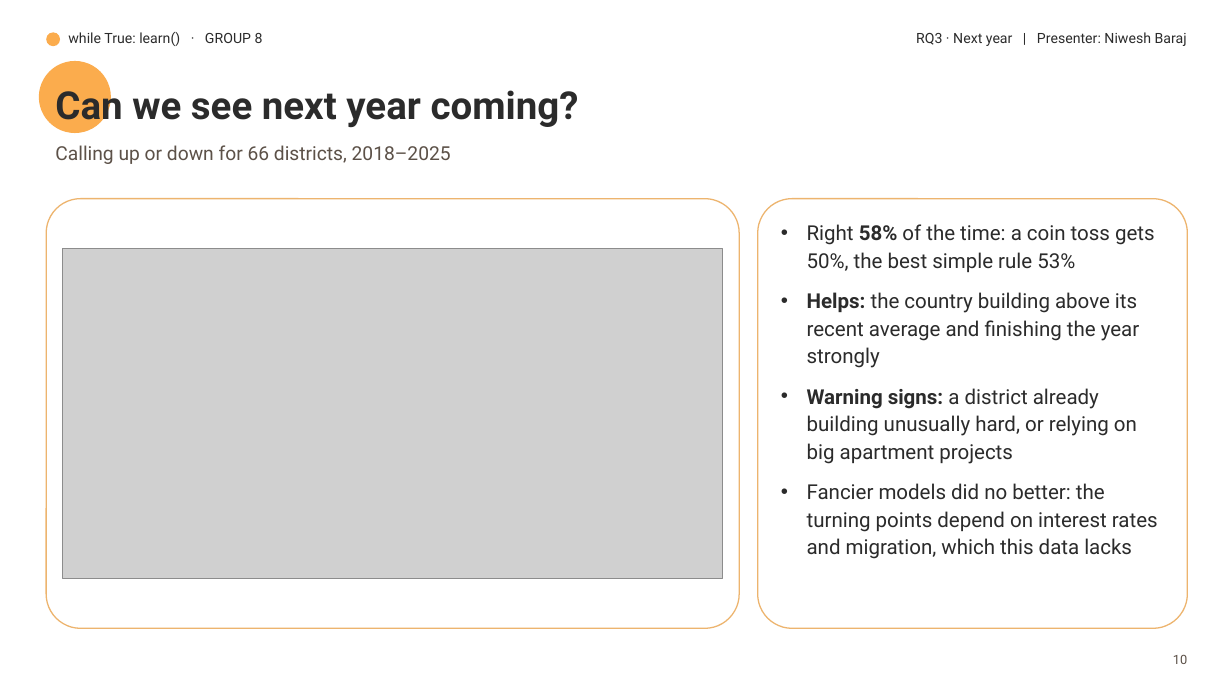
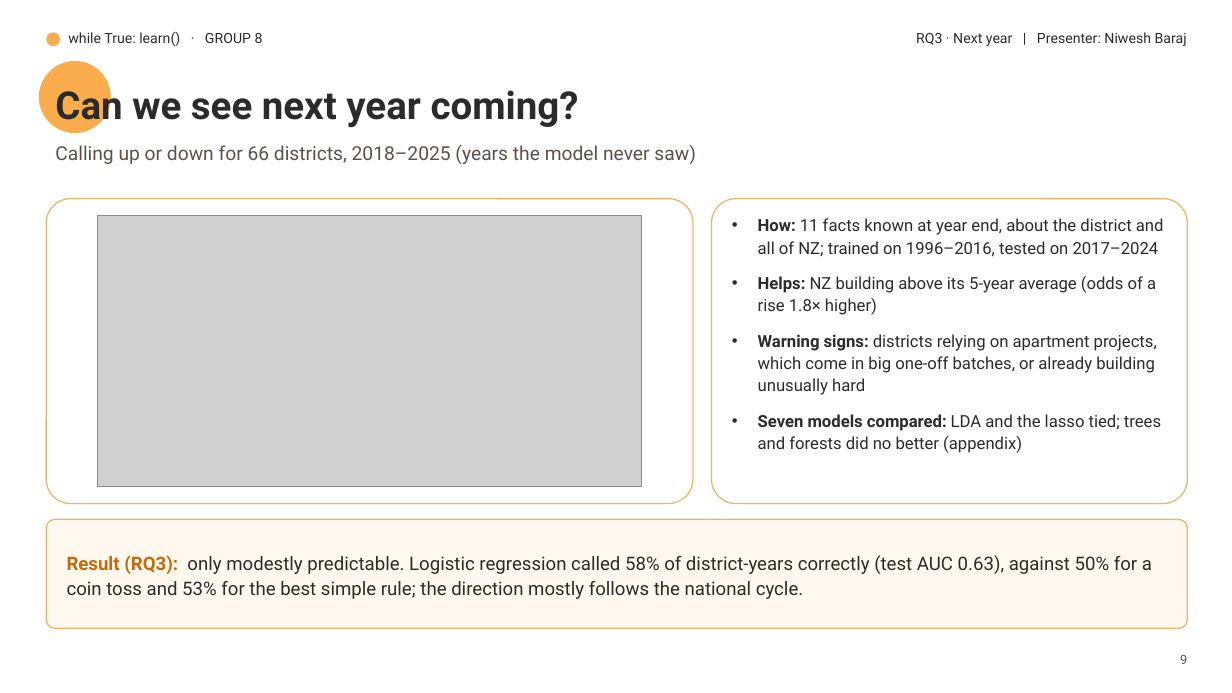
Before and after one commit to harishsahadev/while-True-Learn, a slide deck: slide 10 of building-consents/communication/slides/slides.pptx (slide 11 before the commit). Drawn at 1232x693 pixels with LibreOffice and Linux fonts; fonts in the diff are those of the drawing; grey boxes stand for pictures; background and template pictures are left out. Boxes give left, top, right and bottom in pixels: in the first picture for what was removed or moved away, otherwise in the second. Text is boxed around its words. In the diff, an @@ line names an element or a change of style, - is before the commit and + after.

```diff
--- a/building-consents/communication/slides/slides.pptx
+++ b/building-consents/communication/slides/slides.pptx
@@ text at <box>55,145,696,164</box>: text changed @@
-Calling up or down for 66 districts, 2018–2025
+Calling up or down for 66 districts, 2018–2025 (years the model never saw)
@@ rounded rectangle: place and size @@
-rounded rectangle at <box>46,199,739,628</box>
+rounded rectangle at <box>46,199,693,504</box>
@@ rounded rectangle: place and size @@
-rounded rectangle at <box>758,199,1188,628</box>
+rounded rectangle at <box>712,199,1188,504</box>
@@ picture: place and size @@
-picture at <box>63,249,723,579</box>
+picture at <box>98,215,641,487</box>
@@ text at <box>758,218,1164,453</box>: text changed; size 16 to 13 pt @@
-• Right 58% of the time: a coin toss gets 50%, the best simple rule 53%
-• Helps: the country building above its recent average and finishing the year strongly
-• Warning signs: a district already building unusually hard, or relying on big apartment projects
-• Fancier models did no better: the turning points depend on interest rates and migration, which this data lacks
+• How: 11 facts known at year end, about the district and all of NZ; trained on 1996–2016, tested on 2017–2024
+• Helps: NZ building above its 5-year average (odds of a rise 1.8× higher)
+• Warning signs: districts relying on apartment projects, which come in big one-off batches, or already building unusually hard
+• Seven models compared: LDA and the lasso tied; trees and forests did no better (appendix)
@@ rounded rectangle added at <box>46,519,1188,628</box>, fill #FFF8EF, outline #EDB46E 1 pt @@
@@ text added at <box>67,555,1152,599</box>, 14.5 pt, text #2B2B2B @@
+Result (RQ3): only modestly predictable. Logistic regression called 58% of district-years correctly (test AUC 0.63), against 50% for a coin toss and 53% for the best simple rule; the direction mostly follows the national cycle.
@@ text at <box>1180,654,1187,664</box>: text changed @@
-10
+9
```
Also in this commit, not shown: 8 other slides changed, 4 slides added, 3 slides removed, 28 other files.
